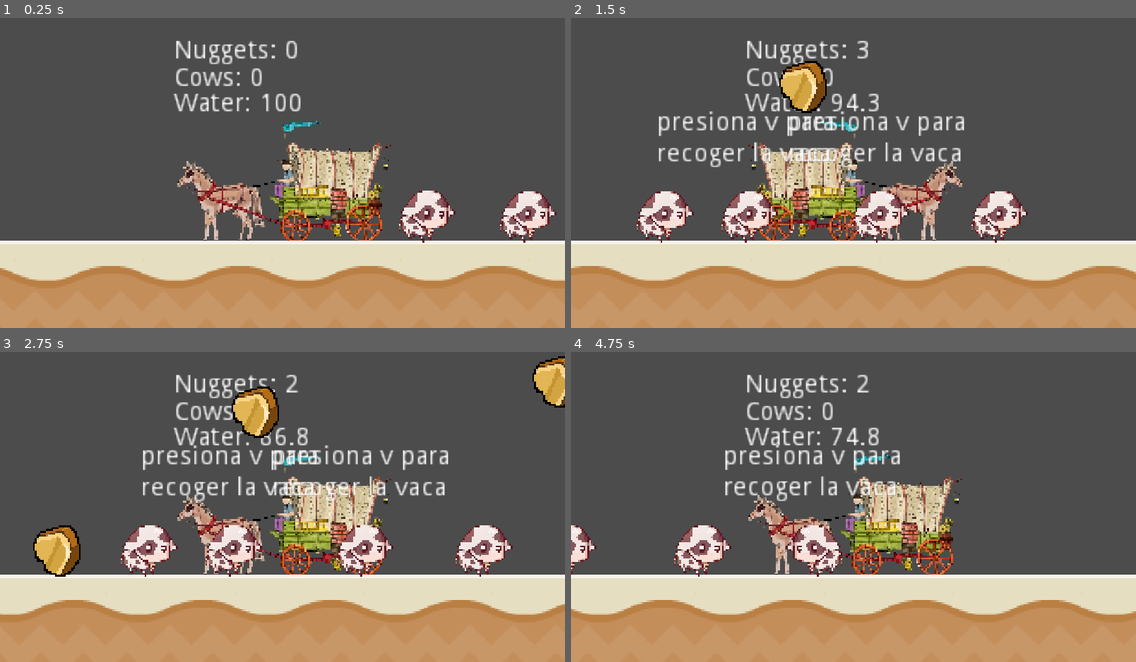
Above: before the commit, frames 1-4 (two rows, left to right).
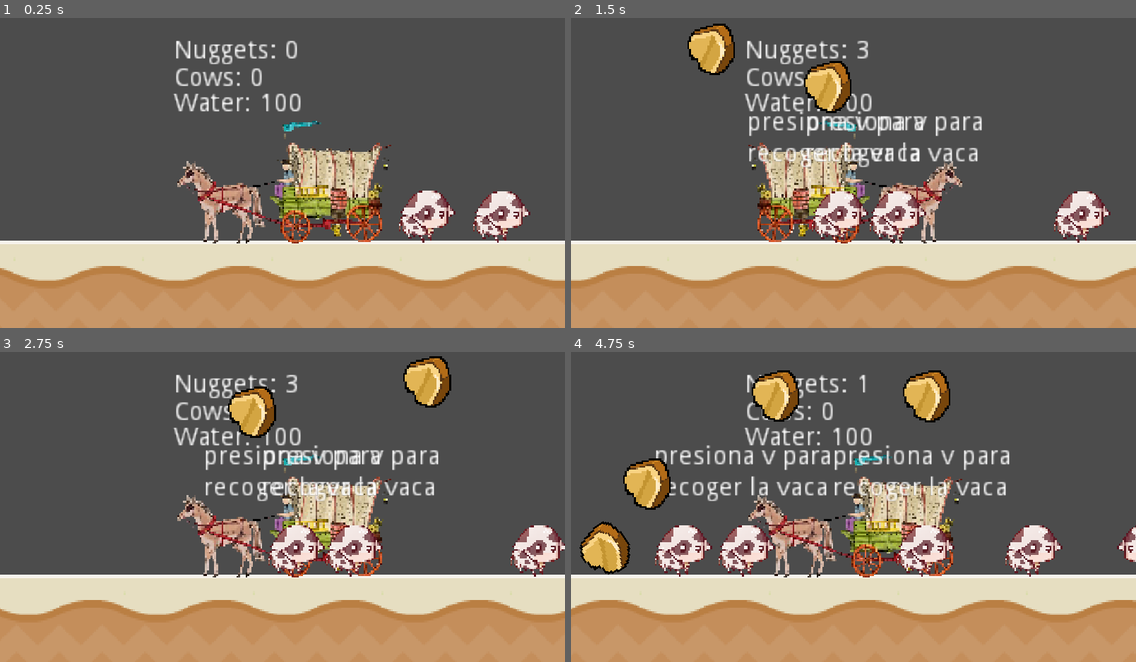
Above: after the commit, the same moments.

Repository: Asdaois/west-cow-builder
Game: Godot game, scene res://Main.tscn
Same seed, same stepped clock (60 frames per second), same inputs: the game is played once before the commit and once after it.
Inputs:
- Up to frame 1 (0.25 s): no input
- Up to frame 2 (1.5 s): hold Up (drop_nugget) 0.53-1.28 s; hold Right (ui_right) from 0.53 s (still down); tap V at 1.25 s; tap Up (drop_nugget) at 1.35 s
- Up to frame 3 (2.75 s): tap V at 2 s; release Right (ui_right) at 2.03 s; hold Left (ui_left) from 2.03 s (still down); hold Up (drop_nugget) from 2.03 s (still down)
- Up to frame 4 (4.75 s): tap V at 2.75, 3.5, 4.25 s; release Left (ui_left) at 2.78 s; release Up (drop_nugget) at 2.78 s; hold Right (ui_right) 2.78-4.28 s; tap Up (drop_nugget) at 2.85, 4.35 s; hold Up (drop_nugget) 3.53-4.28 s; hold Left (ui_left) from 4.28 s (still down)

The runs differ from the first frame. In frame 1, 1.6% of the frame differs, in the area x 36-99%, y 55-73%; in frame 2, 16%; in frame 3, 15%; in frame 4, 17%, in the area x 0-100%, y 5-85%.

Commit message:
Add borders to the basic floor generator

Diff:
--- a/game/Main.gd
+++ b/game/Main.gd
@@ -1,7 +1,8 @@
 extends Node2D
 
 func _ready() -> void:
-	$Player.connect("drop_nugget", self, "_on_Player_drop_nugget")
+	# $Player.connect("drop_nugget", self, "_on_Player_drop_nugget")
+	pass
 
 func _on_Player_drop_nugget(nugget, direction, location):
 	var n = nugget.instance()
--- a/game/Main.tscn
+++ b/game/Main.tscn
@@ -11,6 +11,10 @@
 [node name="Main" type="Node2D"]
 script = ExtResource( 6 )
 
+[node name="FloorGenerator" parent="." instance=ExtResource( 2 )]
+position = Vector2( 34.75, 130.75 )
+floor_length = 100
+
 [node name="Base" parent="." instance=ExtResource( 4 )]
 position = Vector2( 997, 46 )
 
@@ -21,10 +25,6 @@
 position = Vector2( -1, -7 )
 current = true
 zoom = Vector2( 0.3, 0.3 )
-
-[node name="FloorGenerator" parent="." instance=ExtResource( 2 )]
-position = Vector2( 34.75, 130.75 )
-floor_length = 100
 
 [node name="Cow" parent="." instance=ExtResource( 3 )]
 position = Vector2( 420, 81 )
--- a/game/base/Base.gd
+++ b/game/base/Base.gd
@@ -21,14 +21,15 @@
 func _init() -> void:
 	pass
 
-func _input(event):
+func _input(_event):
 	if(_delivery):
 		if(Input.get_action_strength("ui_down")):
 			var nuggest_quantity_earned :int = NUGGETS_EARNED * cows.quantity
 			cows.quantity = 0
-			for i in range(nuggest_quantity_earned):
+			for _i in range(nuggest_quantity_earned):
 				yield(get_tree().create_timer(0.2), "timeout")
 				_instantiate_nugget()
+
 
 func _ready() -> void:
 	pass
@@ -50,6 +51,6 @@
 			label.text = "No tienes vacas"
 
 
-func _on_DetectionArea_area_exited(area):
+func _on_DetectionArea_area_exited(_area):
 	label.text = ""
 	_delivery = false
--- a/game/data/player_stats/Water.tres
+++ b/game/data/player_stats/Water.tres
@@ -4,5 +4,5 @@
 
 [resource]
 script = ExtResource( 1 )
-quantity = 100.0
-max_quantity = 100.0
+quantity = 0.0
+max_quantity = 0.0
--- a/game/menu/Menu.tscn
+++ b/game/menu/Menu.tscn
@@ -5,7 +5,7 @@
 [ext_resource path="res://menu/NewGameButton.gd" type="Script" id=3]
 [ext_resource path="res://menu/PauseMenuPopup.gd" type="Script" id=4]
 
-[node name="CanvasLayer" type="CanvasLayer"]
+[node name="Menu" type="CanvasLayer"]
 
 [node name="Popup" type="Popup" parent="."]
 pause_mode = 2
--- a/game/test/floor-generator/FloorGenerator.gd
+++ b/game/test/floor-generator/FloorGenerator.gd
@@ -1,43 +1,27 @@
-# class_name
 extends Node2D
 tool
-# custom signals
 
-# enums - constant
 const width_tile := 70
 
-# exports variables
 export(PackedScene) var dessert_scene : PackedScene
 export(int) var floor_length setget set_floor_length
 
 func set_floor_length(new_value: int) -> void:
 	for child in get_children():
 		(child as Node2D).queue_free()
+
 	for i in range(new_value):
 		var tile_dessert_position = Vector2(i * width_tile, 0)
 		_add_floor(tile_dessert_position)
-		pass
+
+	_add_floor(Vector2(-width_tile, -width_tile))
+	_add_floor(Vector2(new_value * width_tile, -width_tile))
+
 	floor_length = new_value
-	pass
-# public - private variables
 
-# on ready variables
-
-# built-in functions
-
-func _init() -> void:
-	pass
-
-
-func _ready() -> void:
-	pass
-
-# public - private functions
 
 func _add_floor(position: Vector2) -> void:
 	var dessert_floor : Node2D = dessert_scene.instance()
 	dessert_floor.position = position
 	add_child(dessert_floor)
 	pass
-	# var dessert = DesertFloor.instance()
-# signals handlers
Not shown, changed: .gitignore
